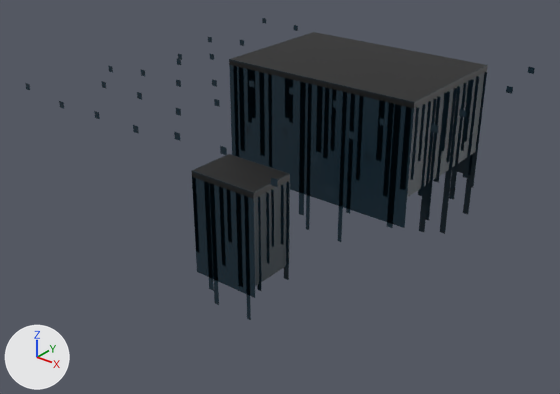
One commit to the glTF model netrun/assets/models/env/floor_b.glb: the scene before it, then after it.
Both versions are drawn from a 50 mm lens placed at (2.27, -2.89, 1.12), pointed at (0.02, -0.08, -0.63). Lighting does not change. The marker at lower left points along +X, +Y and +Z. The first picture is the older version. Vertices at exactly the same position are counted once.

The first picture shows 'dots', 'floor_skirt', 'floor_streaks_hang', 'tiles'.
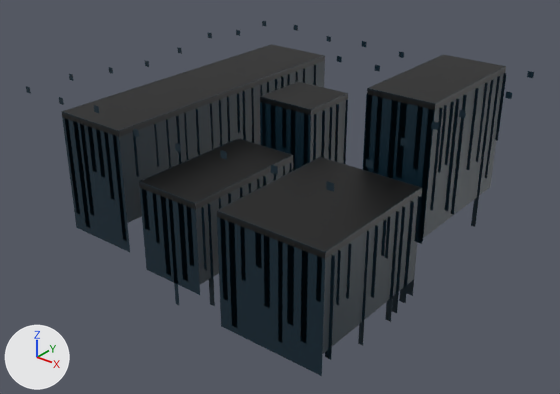
What differs and where, as boxes (x1, y1, x2, y2) in the pictures (560 x 394 px; the box of a moved part takes in the faces that stretch with it):
'floor_skirt', reshaped (50% wider, 35% taller): before (192, 65, 487, 298); after (62, 61, 504, 376)
'tiles', reshaped (50% wider, 29% taller): before (192, 32, 488, 199); after (62, 44, 506, 259)
'floor_streaks_hang', reshaped (50% wider, 16% taller): before (192, 66, 487, 320); after (65, 65, 507, 360)
part 1 of me_tiles, deleted: before (192, 154, 290, 199)
part 2 of me_tiles, reshaped: before (229, 32, 488, 108); after (62, 44, 506, 259)
part 3 of me_floor_streaks_hang, moved or reshaped (not visible before): after (184, 113, 188, 160)
part 4 of me_floor_streaks_hang, moved or reshaped: before (247, 69, 252, 123); after (227, 97, 230, 143)
part 5 of me_floor_streaks_hang, deleted: before (192, 70, 487, 320)
part 6 of me_floor_streaks_hang, built on: before (233, 66, 419, 180); after (65, 65, 507, 360)
part 7 of me_floor_skirt, moved or reshaped: before (192, 177, 290, 298); after (139, 161, 293, 295)
part 8 of me_floor_skirt, built on: before (229, 65, 487, 228); after (62, 61, 504, 376)

Diff of the bpy script that builds the scene:
```diff
--- a/netrun/assets/models/env/floor_b.glb.py
+++ b/netrun/assets/models/env/floor_b.glb.py
@@ me_tiles @@
 # used by ob_tiles; location = (0.0, 0.0, 0.0)
-me_tiles.from_pydata(...)  # 32 vertices, 56 faces; spans x -0.408..0.688, y -0.659..0.767, z -0.32..0.0
+me_tiles.from_pydata(...)  # 80 vertices, 140 faces; spans x -0.751..0.802, y -0.793..0.804, z -0.396..0.0
+# me_tiles part 1: the loose piece of 16 vertices spanning x -0.027..0.336, y -0.659..-0.41, z -0.32..-0.29 is deleted
+# me_tiles part 2: 16 vertices removed from x -0.408..0.688, y 0.028..0.767, z -0.03..0.0; 80 vertices added at x -0.751..0.802, y -0.793..0.804, z -0.396..0.0
 me_tiles.materials.append(mat_solid_dark)
@@ me_floor_streaks_hang @@
 # used by ob_floor_streaks_hang; location = (0.0, 0.0, 0.0)
-me_floor_streaks_hang.from_pydata(...)  # 364 vertices, 182 faces; spans x -0.424..0.705, y -0.659..0.767, z -0.95..-0.03
+me_floor_streaks_hang.from_pydata(...)  # 724 vertices, 362 faces; spans x -0.768..0.819, y -0.793..0.804, z -0.95..-0.03
+# me_floor_streaks_hang part 3: the loose piece of 4 vertices spanning x -0.026..-0.001, y -0.41, z -0.567..-0.32 is moved by (-0.327, 0.027, 0.156)
+# me_floor_streaks_hang part 4: the loose piece of 4 vertices spanning x -0.285..-0.259, y 0.028, z -0.318..-0.03 is moved by (-0.069, -0.101, -0.135)
+# me_floor_streaks_hang part 5: 84 loose pieces with 336 vertices, spanning x -0.424..0.705, y -0.659..0.767, z -0.95..-0.03, are deleted
+# me_floor_streaks_hang part 6: 12 vertices removed from x -0.382..0.702, y 0.028..0.05, z -0.869..-0.03; 708 vertices added at x -0.768..0.819, y -0.793..0.804, z -0.95..-0.03
+# other edits to the shape of me_floor_streaks_hang do not show in these pictures
 me_floor_streaks_hang.materials.append(mat_streaks)
@@ me_floor_skirt @@
 # used by ob_floor_skirt; location = (0.0, 0.0, 0.0)
-me_floor_skirt.from_pydata(...)  # 24 vertices, 16 faces; spans x -0.408..0.688, y -0.659..0.767, z -0.817..-0.03
+me_floor_skirt.from_pydata(...)  # 60 vertices, 40 faces; spans x -0.751..0.802, y -0.793..0.804, z -0.941..-0.03
+# me_floor_skirt part 7: the loose piece of 12 vertices spanning x -0.027..0.336, y -0.659..-0.41, z -0.817..-0.32 is scaled about its middle by (0.984, 2.77, 0.88), then moved by (-0.226, 0.101, -0.046)
+# me_floor_skirt part 8: 12 vertices removed from x -0.408..0.688, y 0.028..0.767, z -0.629..-0.03; 48 vertices added at x -0.751..0.802, y -0.793..0.804, z -0.941..-0.03
 me_floor_skirt.materials.append(mat_shell_soft)
```
